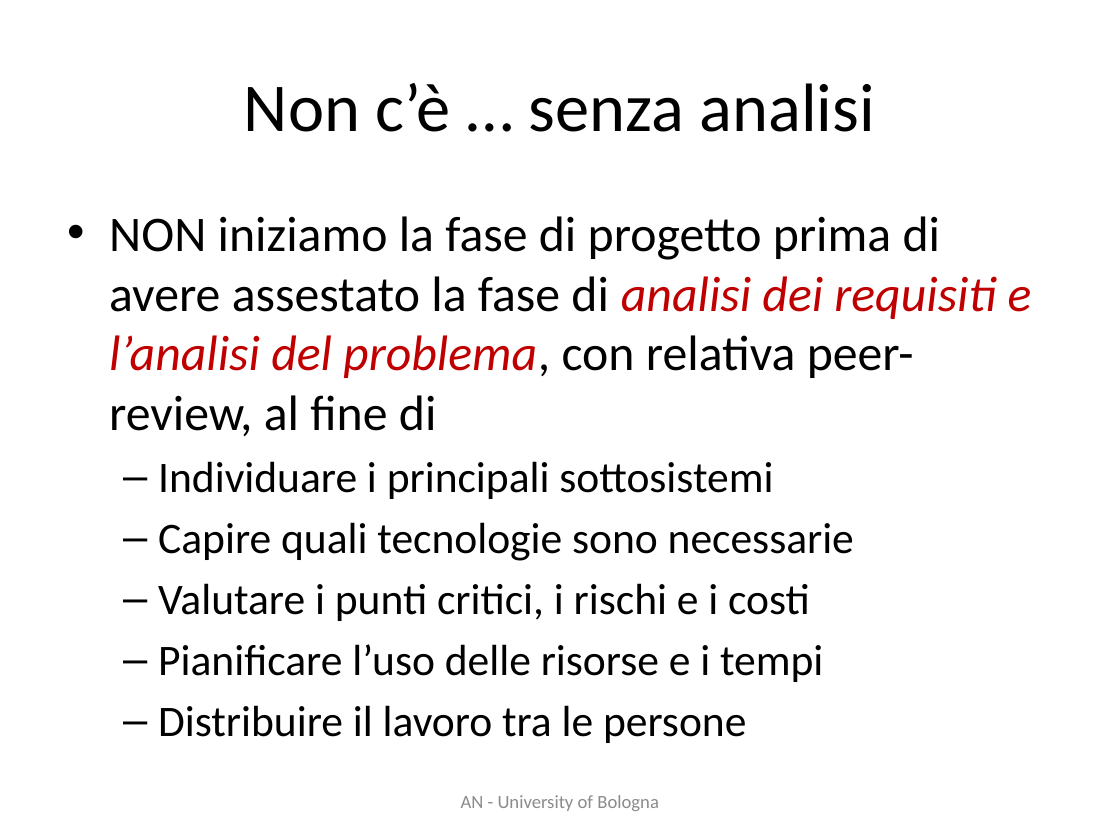
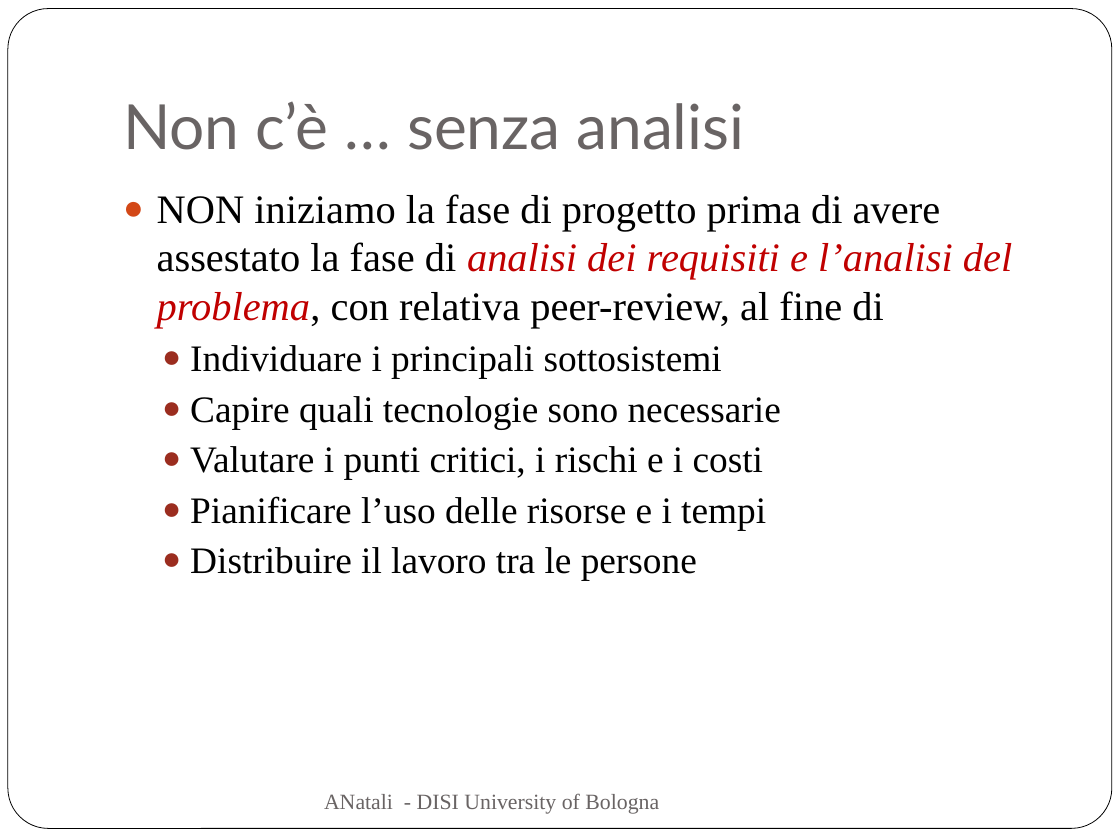
Before and after one commit to anatali/iss2020LabBo, a slide deck: slide 22 of it.unibo.issLabStart/userDocs/ISSM2020.pptx. Drawn at 1120x840 pixels with LibreOffice and Linux fonts; fonts in the diff are those of the drawing. Boxes give left, top, right and bottom in pixels: in the first picture for what was removed or moved away, otherwise in the second. Text is boxed around its words. In the diff, an @@ line names an element or a change of style, - is before the commit and + after.

```diff
--- a/it.unibo.issLabStart/userDocs/ISSM2020.pptx
+++ b/it.unibo.issLabStart/userDocs/ISSM2020.pptx
@@ rounded rectangle added at (8,9,1112,829), fill #FFFFFF, outline #000000 0.5 pt @@
@@ title "Non c’è … senza analisi": place and size @@
-title "Non c’è … senza analisi" at (244,83,875,132)
+title "Non c’è … senza analisi" at (123,101,744,150)
@@ title "Non c’è … senza analisi" at (123,101,744,150): size 44 to 40 pt, font Calibri to Lato, text colour #000000 to #696464; alignment centre to left; vertical alignment middle to bottom @@
@@ text "NON iniziamo la fase di ...": place and size @@
-text "NON iniziamo la fase di ..." at (109,216,1032,743)
+text "NON iniziamo la fase di ..." at (157,194,1012,581)
@@ text "NON iniziamo la fase di ..." at (157,194,1012,581): size 32 to 26 pt in "NON iniziamo la fase di progetto prima ..."; font Calibri to Times New Roman; size 28 to 24 pt in "Individuare i principali sottosistemi", "Capire quali tecnologie sono necessarie", "Valutare i punti critici, i rischi e ...", "Pianificare l’uso delle risorse e i tempi" and 1 more places; bullet • to ●; bullet – to ●; less space between paragraphs @@
@@ text at (324,793,659,814): text changed; size 12 to 14 pt; font Calibri to Times New Roman; text colour #8C8C8C to #696464 @@
-AN - University of Bologna
+ANatali - DISI University of Bologna
```
Also in this commit, not shown: 23 other slides changed, 47 slides removed, 25 other files.
